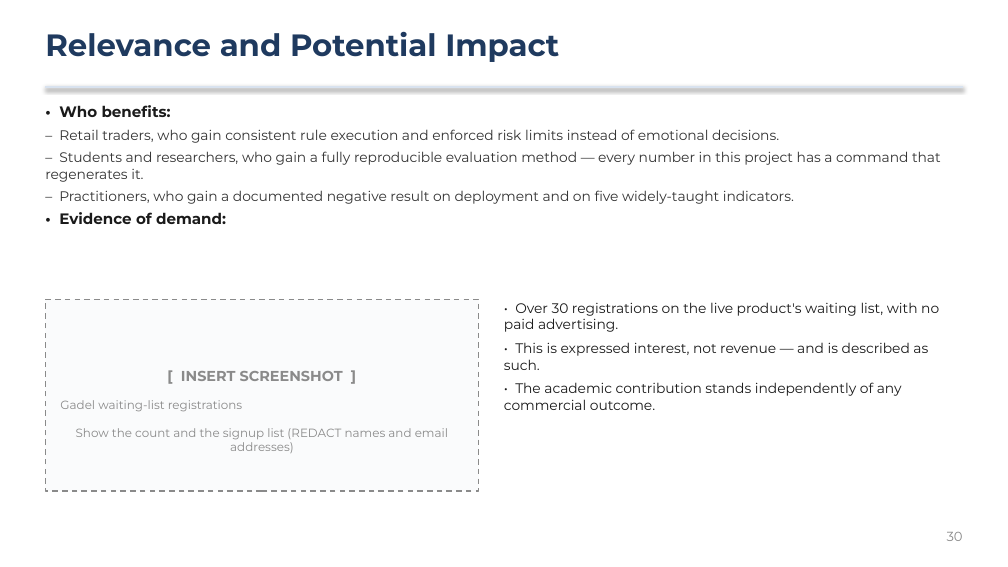
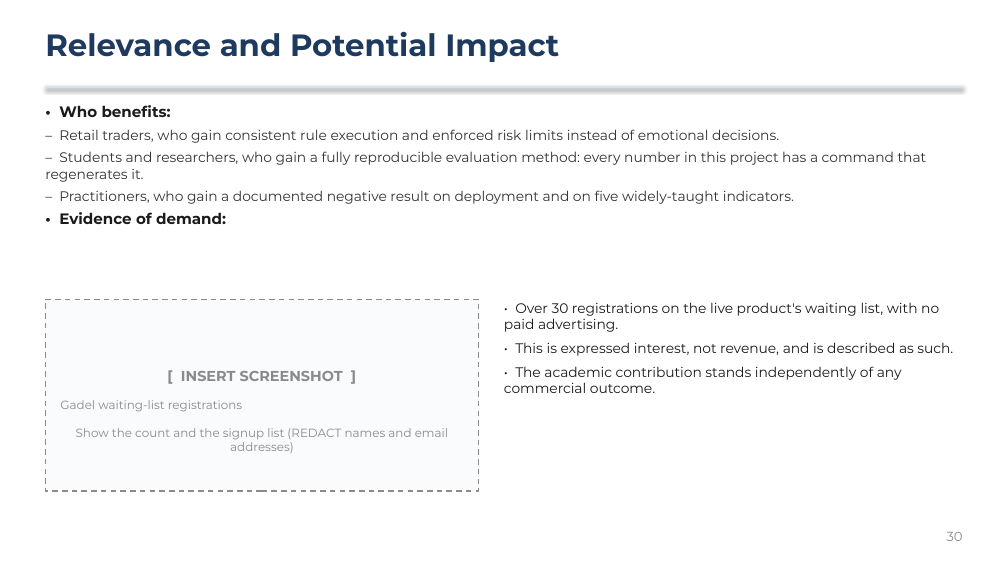
Before and after one commit to greatonical/scikit-automated-trading-system, a slide deck: slide 30 of docs/DEFENCE_PRESENTATION.pptx. Drawn at 1008x567 pixels with LibreOffice and Linux fonts; fonts in the diff are those of the drawing. Boxes give left, top, right and bottom in pixels: in the first picture for what was removed or moved away, otherwise in the second. Text is boxed around its words. In the diff, an @@ line names an element or a change of style, - is before the commit and + after.

```diff
--- a/docs/DEFENCE_PRESENTATION.pptx
+++ b/docs/DEFENCE_PRESENTATION.pptx
@@ text at (45,151,927,182): text changed @@
-  – Students and researchers, who gain a fully reproducible evaluation method — every number in this project has a command that regenerates it.
+  – Students and researchers, who gain a fully reproducible evaluation method: every number in this project has a command that regenerates it.
@@ text at (515,342,953,356): text changed @@
-• This is expressed interest, not revenue — and is described as such.
+• This is expressed interest, not revenue, and is described as such.
```
Also in this commit, not shown: 29 other slides changed, 2 other files.
